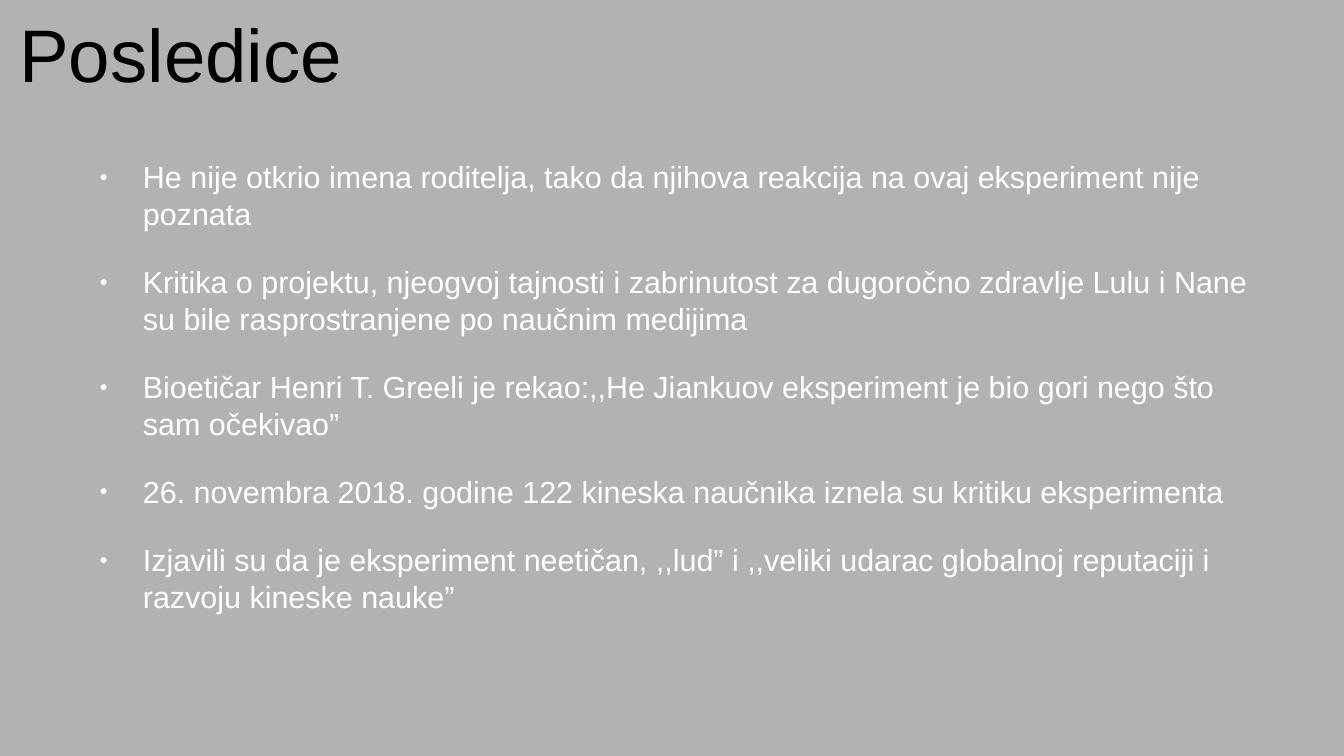
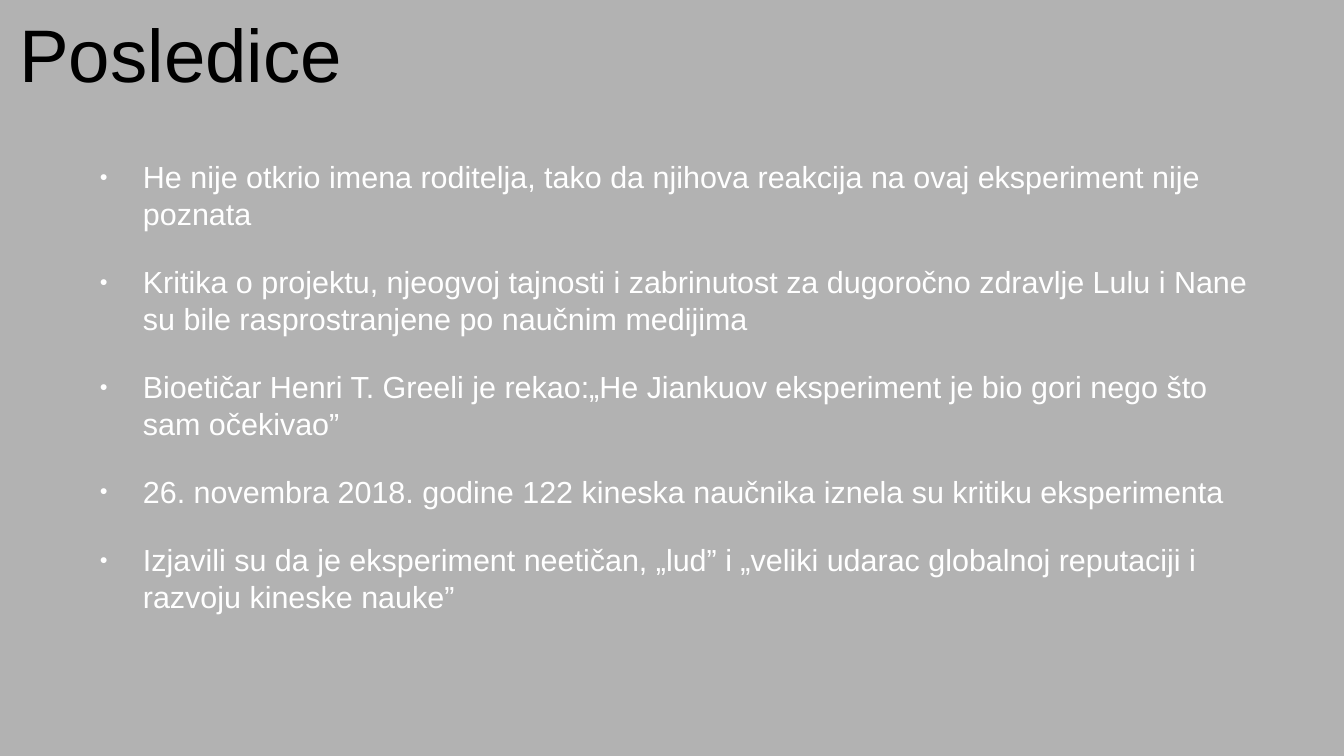
Before and after one commit to NikolaBelak/He-Jiankui-afera, a slide deck: slide 7 of He Jiankui afera.odp. Drawn at 1344x756 pixels with LibreOffice and Linux fonts; fonts in the diff are those of the drawing. Boxes give left, top, right and bottom in pixels: in the first picture for what was removed or moved away, otherwise in the second. Text is boxed around its words. In the diff, an @@ line names an element or a change of style, - is before the commit and + after.

```diff
--- a/He Jiankui afera.odp
+++ b/He Jiankui afera.odp
@@ text at [143,376,1208,435]: text changed @@
-● Bioetičar Henri T. Greeli je rekao:,,He Jiankuov eksperiment je bio gori nego što sam očekivao”
+● Bioetičar Henri T. Greeli je rekao:„He Jiankuov eksperiment je bio gori nego što sam očekivao”
@@ text at [143,549,1196,614]: text changed @@
-● Izjavili su da je eksperiment neetičan, ,,lud” i ,,veliki udarac globalnoj reputaciji i razvoju kineske nauke”
+● Izjavili su da je eksperiment neetičan, „lud” i „veliki udarac globalnoj reputaciji i razvoju kineske nauke”
```
Also in this commit, not shown: 8 other slides changed, 3 slides added, 1 other file.
